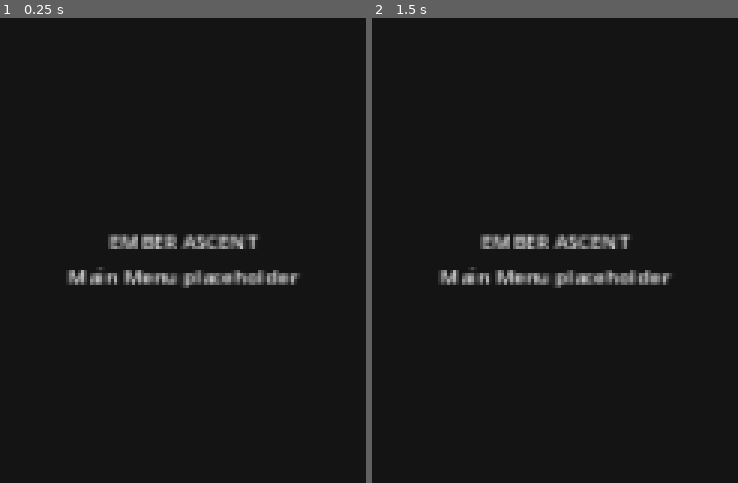
Above: before the commit, frames 1-2 (left to right).
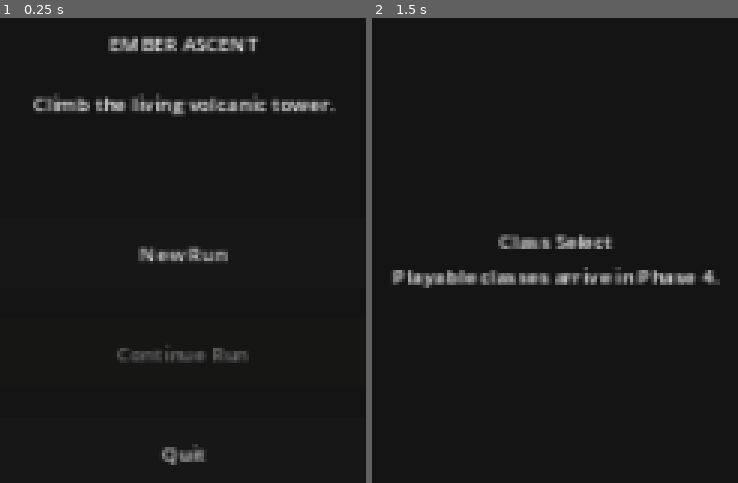
Above: after the commit, the same moments.

Repository: alexkemp8825-create/EMBER-ASCENT
Game: Godot game, scene res://scenes/main/Main.tscn
Same seed, same stepped clock (60 frames per second), same inputs: the game is played once before the commit and once after it.
Inputs (mouse positions are in pixels of both pictures, inside the frame that each line leads up to):
- Up to frame 1 (0.25 s): no input
- Up to frame 2 (1.5 s): click (555, 255) at 0.5 s, where only the run after the commit has a clickable "New Run"; tap Enter at 1.25 s

The runs differ from the first frame. In frame 1, 7.3% of the frame differs, in the area x 9-92%, y 3-97%; in frame 2, 2.8%.

Commit message:
Implement main menu controls
Co-authored-by: alexkemp8825-create <alexkemp8825-create@users.noreply.github.com>

Diff:
--- a/scenes/ui/MainMenu.tscn
+++ b/scenes/ui/MainMenu.tscn
@@ -1,4 +1,6 @@
-[gd_scene format=3]
+[gd_scene load_steps=2 format=3]
+
+[ext_resource type="Script" path="res://scripts/ui/MainMenu.gd" id="1_main_menu"]
 
 [node name="MainMenu" type="PanelContainer"]
 layout_mode = 3
@@ -7,6 +9,7 @@
 anchor_bottom = 1.0
 grow_horizontal = 2
 grow_vertical = 2
+script = ExtResource("1_main_menu")
 
 [node name="MarginContainer" type="MarginContainer" parent="."]
 layout_mode = 2
@@ -17,6 +20,7 @@
 
 [node name="Content" type="VBoxContainer" parent="MarginContainer"]
 layout_mode = 2
+theme_override_constants/separation = 24
 alignment = 1
 
 [node name="Title" type="Label" parent="MarginContainer/Content"]
@@ -26,5 +30,31 @@
 
 [node name="Subtitle" type="Label" parent="MarginContainer/Content"]
 layout_mode = 2
-text = "Main Menu placeholder"
+text = "Climb the living volcanic tower."
 horizontal_alignment = 1
+
+[node name="ButtonSpacer" type="Control" parent="MarginContainer/Content"]
+custom_minimum_size = Vector2(0, 32)
+layout_mode = 2
+
+[node name="NewRunButton" type="Button" parent="MarginContainer/Content"]
+unique_name_in_owner = true
+custom_minimum_size = Vector2(320, 56)
+layout_mode = 2
+size_flags_horizontal = 4
+text = "New Run"
+
+[node name="ContinueRunButton" type="Button" parent="MarginContainer/Content"]
+unique_name_in_owner = true
+custom_minimum_size = Vector2(320, 56)
+layout_mode = 2
+size_flags_horizontal = 4
+disabled = true
+text = "Continue Run"
+
+[node name="QuitButton" type="Button" parent="MarginContainer/Content"]
+unique_name_in_owner = true
+custom_minimum_size = Vector2(320, 56)
+layout_mode = 2
+size_flags_horizontal = 4
+text = "Quit"
--- /dev/null
+++ b/scripts/ui/MainMenu.gd
@@ -0,0 +1,22 @@
+extends PanelContainer
+
+@onready var new_run_button: Button = %NewRunButton
+@onready var continue_button: Button = %ContinueRunButton
+@onready var quit_button: Button = %QuitButton
+
+
+func _ready() -> void:
+	continue_button.disabled = true
+	continue_button.tooltip_text = "Continue Run will be available after save data is implemented."
+
+	new_run_button.pressed.connect(_on_new_run_pressed)
+	quit_button.pressed.connect(_on_quit_pressed)
+
+
+func _on_new_run_pressed() -> void:
+	RunState.reset_run()
+	SceneLoader.change_to_class_select()
+
+
+func _on_quit_pressed() -> void:
+	get_tree().quit()
Not shown, removed: scripts/ui/.gitkeep
